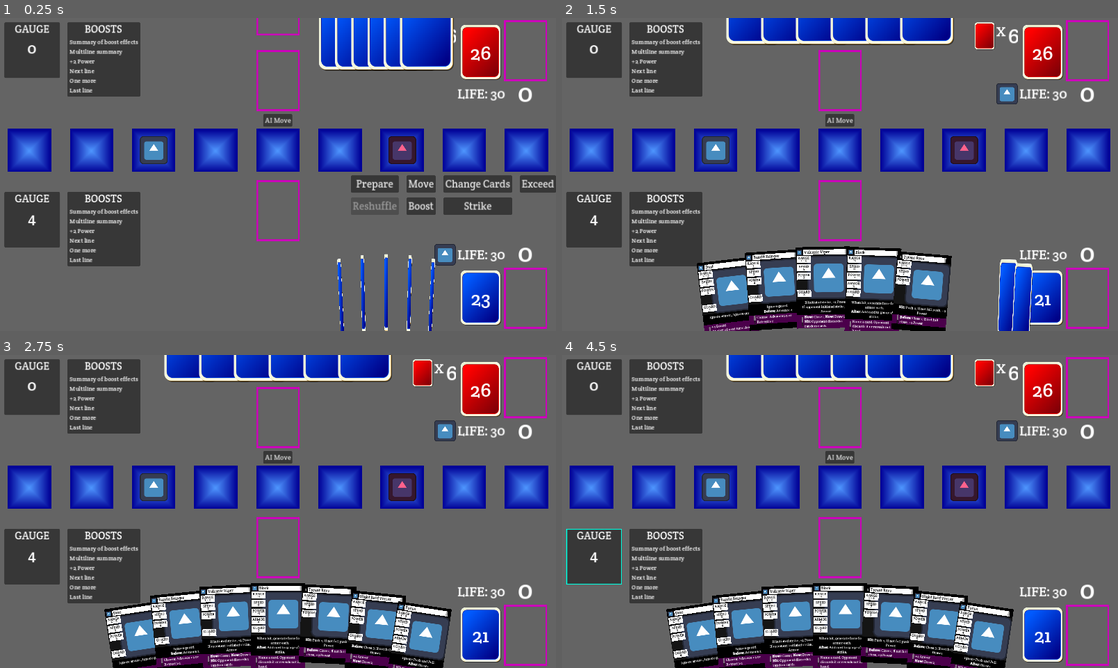
Above: before the commit, frames 1-4 (two rows, left to right).
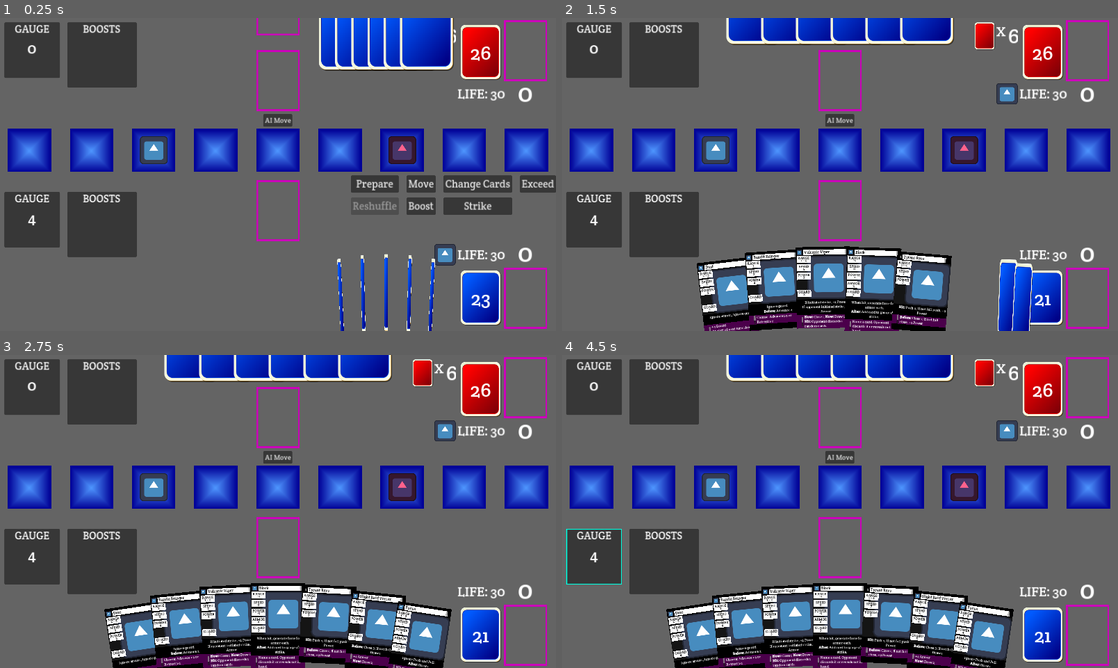
Above: after the commit, the same moments.

Repository: daniel-k-taylor/exceedgameclient
Game: Godot game, scene res://scenes/game/game.tscn
Same seed, same stepped clock (60 frames per second), same inputs: the game is played once before the commit and once after it. The engine's default icon, where the game draws it, is replaced by a stand-in: a white triangle on a blue panel in a dark square.
Inputs (mouse positions are in pixels of both pictures, inside the frame that each line leads up to):
- Up to frame 1 (0.25 s): no input
- Up to frame 2 (1.5 s): click "AI Move" at 0.5 s; click "Prepare" at 1.25 s
- Up to frame 3 (2.75 s): click (478, 636) at 2.02 s
- Up to frame 4 (4.5 s): click (1090, 636) at 2.77 s; click (840, 549) at 3.52 s; click (595, 555) at 4.27 s

The runs differ from the first frame. In frame 1, 2.0% of the frame differs, in the area x 12-26%, y 1-80%; in frame 2, 2.0%; in frame 3, 2.0%; in frame 4, 2.0%.

Commit message:
boost panel area updated (and bug fixes)

Diff:
--- a/scenes/game/boost_zone.gd
+++ b/scenes/game/boost_zone.gd
@@ -4,3 +4,6 @@
 
 func _on_focus_pressed():
 	clicked_zone.emit()
+
+func set_text(text):
+	$OuterMargin/BoostPanel/InnerMargin/BoostVBox/BoostEffects.text = text
--- a/scenes/game/game.gd
+++ b/scenes/game/game.gd
@@ -806,10 +806,23 @@
 				update_gauge_selection_for_cancel_message()
 			UISubState.UISubState_SelectCards_Exceed:
 				update_gauge_selection_message()
+
 	# Update arena location selection buttons
 	for i in range(1, 10):
 		var arena_button = get_arena_location_button(i)
 		arena_button.visible = (ui_state == UIState.UIState_SelectArenaLocation and i in arena_locations_clickable)
+
+	# Update boost zones
+	update_boost_summary(game_logic.player, $PlayerBoostZone)
+	update_boost_summary(game_logic.opponent, $OpponentBoostZone)
+
+func update_boost_summary(summary_player, zone):
+	var player_boost_effects = summary_player.get_all_non_immediate_continuous_boost_effects()
+	var boost_summary = ""
+	for effect in player_boost_effects:
+		boost_summary += CardDefinitions.get_effect_text(effect) + "\n"
+	zone.set_text(boost_summary)
+
 
 func selected_cards_between_min_and_max() -> bool:
 	var selected_count = len(selected_cards)
--- a/scenes/game/gamelogic.gd
+++ b/scenes/game/gamelogic.gd
@@ -34,6 +34,7 @@
 
 enum GameState {
 	GameState_NotStarted,
+	GameState_Boost_Processing,
 	GameState_PickAction,
 	GameState_DiscardDownToMax,
 	GameState_WaitForStrike,
@@ -588,6 +589,14 @@
 				break
 		return events
 
+	func get_all_non_immediate_continuous_boost_effects():
+		var effects = []
+		for card in continuous_boosts:
+			for effect in card.definition['boost']['effects']:
+				if effect['timing'] != "now":
+					effects.append(effect)
+		return effects
+
 	func is_card_in_continuous_boosts(id : int):
 		for card in continuous_boosts:
 			if card.id == id:
@@ -813,8 +822,6 @@
 			performing_player.strike_stat_boosts.always_add_to_gauge = true
 		"add_to_gauge_boost_play_cleanup":
 			active_boost.cleanup_to_gauge_card_ids.append(card_id)
-		"add_to_gauge_immediately":
-			pass
 		"advance":
 			events += performing_player.advance(effect['amount'])
 			var new_location = performing_player.arena_location
@@ -1181,6 +1188,8 @@
 func continue_resolve_boost():
 	var events = []
 
+	change_game_state(GameState.GameState_Boost_Processing)
+
 	var effects = get_card_boost_effects_now_immediate(active_boost.card)
 	while true:
 		if active_boost.effects_resolved < len(effects):
Not shown, changed: work.todo
